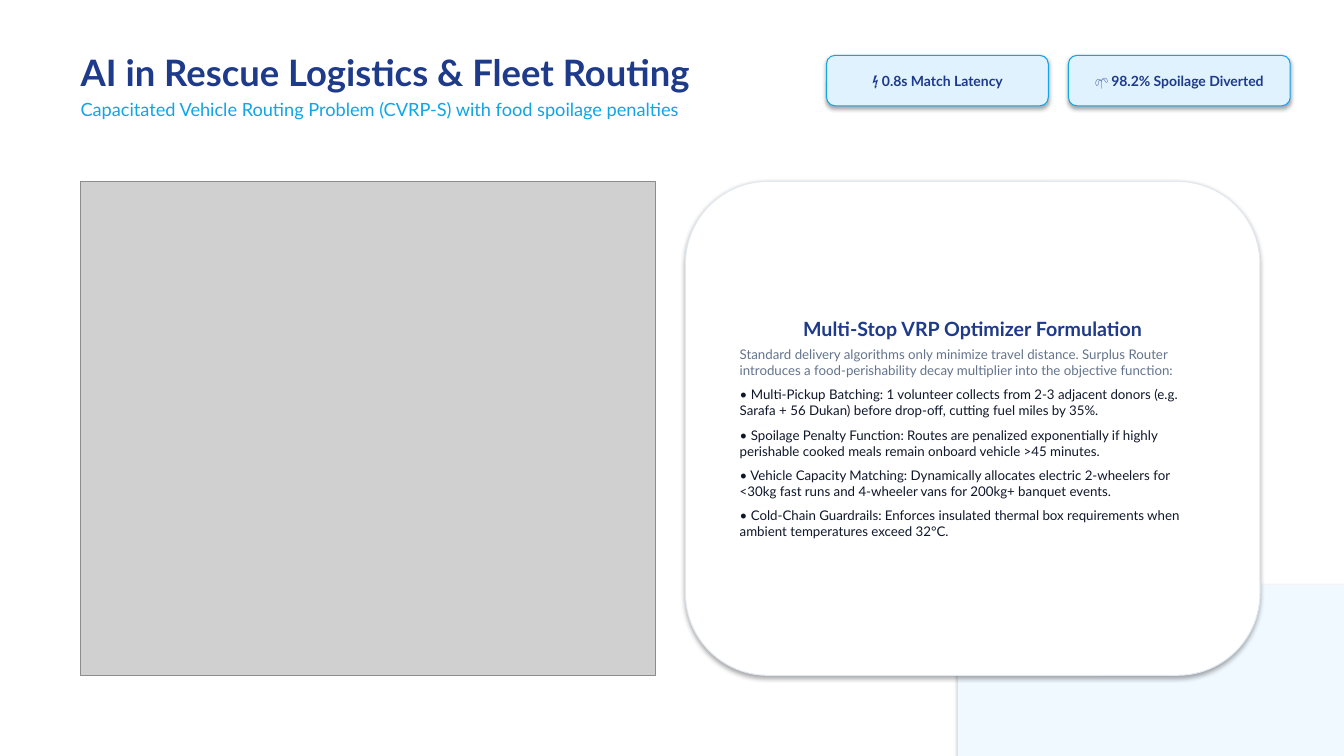
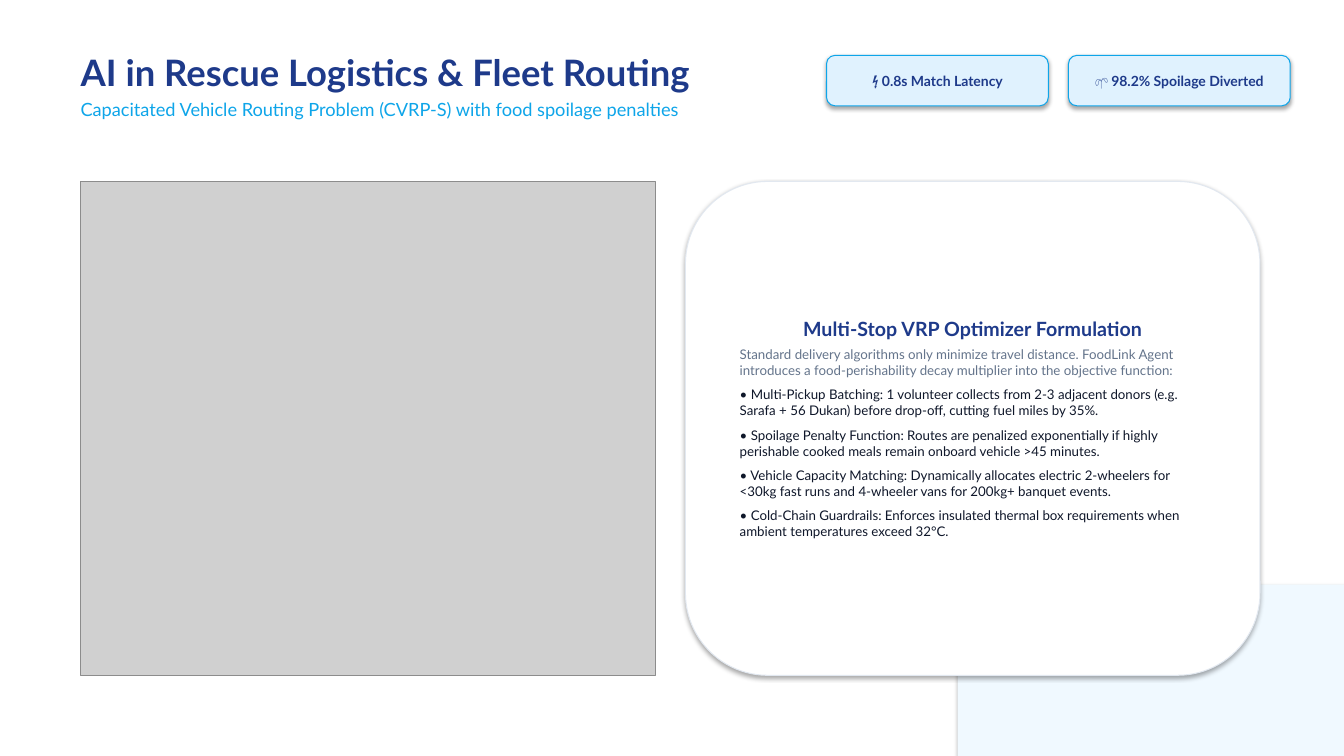
Before and after one commit to bhumibisen12/food-rescue-coordination-agent, a slide deck: slide 4 of Surplus_Router_AI_Solutions_Presentation.pptx. Drawn at 1344x756 pixels with LibreOffice and Linux fonts; fonts in the diff are those of the drawing; grey boxes stand for pictures. Boxes give left, top, right and bottom in pixels: in the first picture for what was removed or moved away, otherwise in the second. Text is boxed around its words. In the diff, an @@ line names an element or a change of style, - is before the commit and + after.

Commit message:
feat: rename project to FoodLink Agent, purge all hackathon references, and update presentation & lean canvas

```diff
--- a/Surplus_Router_AI_Solutions_Presentation.pptx
+++ b/Surplus_Router_AI_Solutions_Presentation.pptx
@@ text in rounded rectangle at [740, 349, 1174, 378]: text changed @@
-Standard delivery algorithms only minimize travel distance. Surplus Router introduces a food-perishability decay multiplier into the objective function:
+Standard delivery algorithms only minimize travel distance. FoodLink Agent introduces a food-perishability decay multiplier into the objective function:
```
Also in this commit, not shown: 4 other slides changed, 26 other files.
